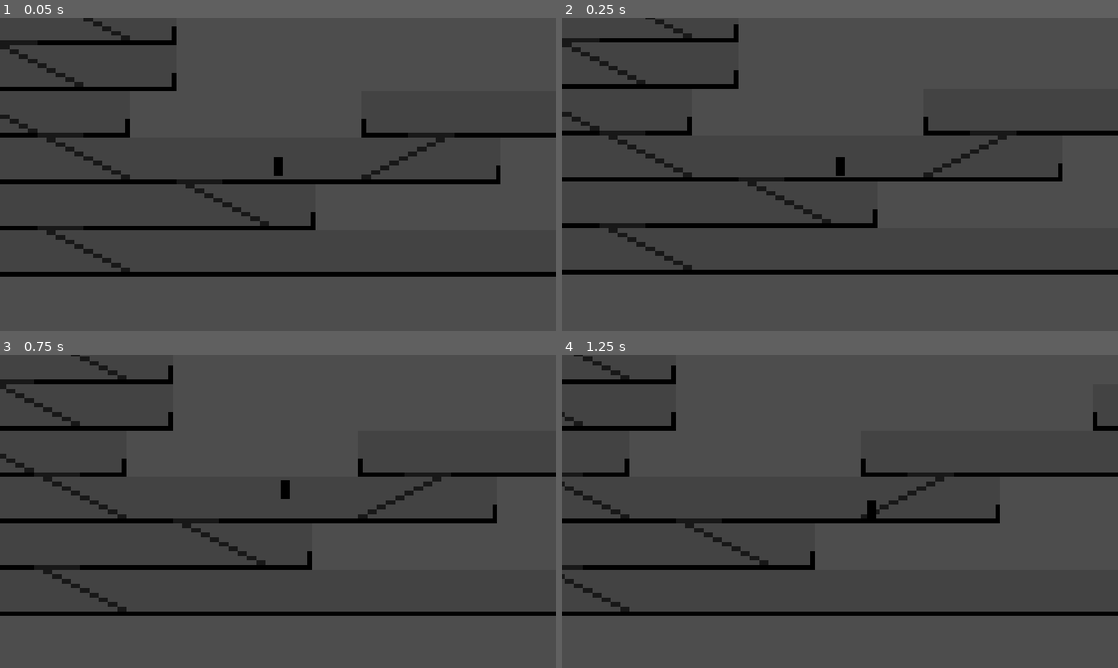
Above: before the commit, frames 1-4 (two rows, left to right).
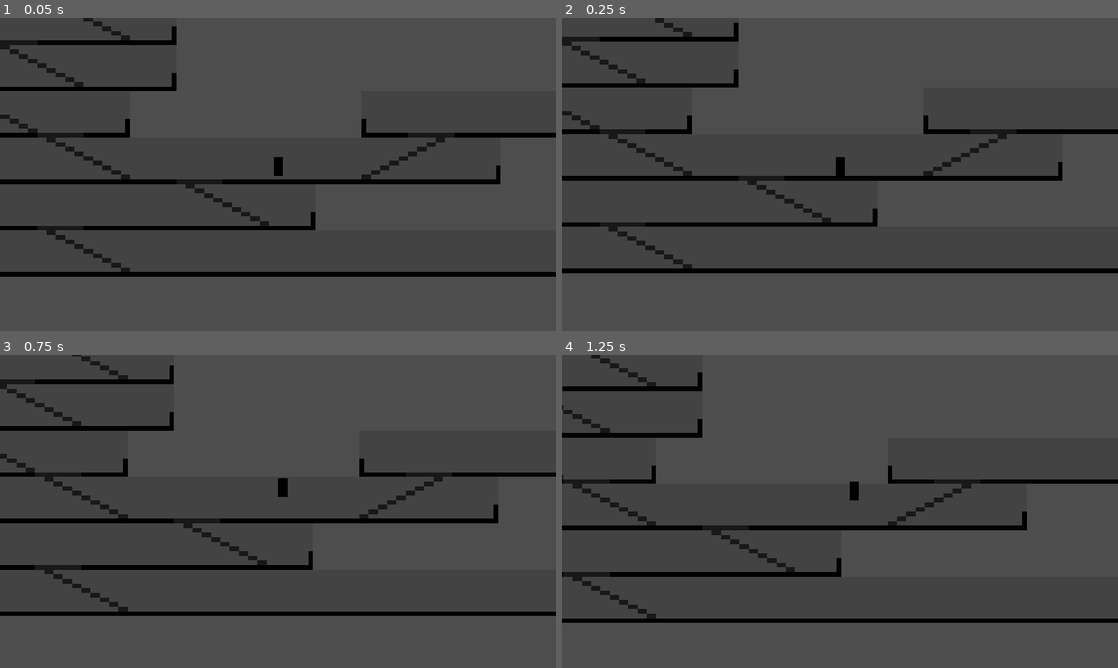
Above: after the commit, the same moments.

Repository: Gamabunta57/golf-ninja
Game: Godot game, scene res://Scenes/world.tscn
Same seed, same stepped clock (60 frames per second), same inputs: the game is played once before the commit and once after it.
Inputs:
- Up to frame 1 (0.05 s): no input
- Up to frame 2 (0.25 s): no input
- Up to frame 3 (0.75 s): hold Right (right) from 0.53 s (still down); tap Space (jump) at 0.6 s
- Up to frame 4 (1.25 s): keep holding Right (right); tap Space (jump) at 0.77, 1.07 s

Frame 1 is identical in both runs. In frame 2, 3.3% of the frame differs, in the area x 0-100%, y 0-82%; in frame 3, 0.5%; in frame 4, 12%, in the area x 0-100%, y 0-86%.

Commit message:
State machine!

Diff:
--- a/Scenes/Player.tscn
+++ b/Scenes/Player.tscn
@@ -1,7 +1,13 @@
-[gd_scene load_steps=4 format=3 uid="uid://cocj0moh400bm"]
+[gd_scene load_steps=10 format=3 uid="uid://cocj0moh400bm"]
 
 [ext_resource type="Script" uid="uid://dufqnituw4hnj" path="res://Scenes/player.gd" id="1_kyqiw"]
 [ext_resource type="Texture2D" uid="uid://bwexbr086g5sj" path="res://Assets/player.png" id="1_rpqav"]
+[ext_resource type="Script" uid="uid://bgmb176xk2uel" path="res://Scenes/State Machine/state_machine.gd" id="3_gntrk"]
+[ext_resource type="Script" uid="uid://dxn3k220l1ad" path="res://Scenes/State Machine/idle.gd" id="4_dewec"]
+[ext_resource type="Script" uid="uid://caxuxbrjh180f" path="res://Scenes/State Machine/fall.gd" id="5_5ixxa"]
+[ext_resource type="Script" uid="uid://cvifrmoiqkhmr" path="res://Scenes/State Machine/move.gd" id="5_52ee3"]
+[ext_resource type="Script" uid="uid://b3p30u3docj7x" path="res://Scenes/State Machine/jump.gd" id="5_nn08x"]
+[ext_resource type="Script" uid="uid://cqym3jl820dxf" path="res://Scenes/State Machine/landing.gd" id="8_bhhdu"]
 
 [sub_resource type="CapsuleShape2D" id="CapsuleShape2D_kyqiw"]
 radius = 1.0
@@ -25,3 +31,41 @@
 [node name="Camera2D" type="Camera2D" parent="."]
 zoom = Vector2(4, 4)
 position_smoothing_enabled = true
+
+[node name="state_machine" type="Node2D" parent="." node_paths=PackedStringArray("starting_state")]
+script = ExtResource("3_gntrk")
+starting_state = NodePath("Idle")
+
+[node name="Idle" type="Node2D" parent="state_machine" node_paths=PackedStringArray("fall_state", "jump_state", "move_state")]
+script = ExtResource("4_dewec")
+fall_state = NodePath("../Fall")
+jump_state = NodePath("../Jump")
+move_state = NodePath("../Move")
+
+[node name="Move" type="Node2D" parent="state_machine" node_paths=PackedStringArray("fall_state", "idle_state", "jump_state")]
+script = ExtResource("5_52ee3")
+fall_state = NodePath("../Fall")
+idle_state = NodePath("../Idle")
+jump_state = NodePath("../Jump")
+
+[node name="Jump" type="Node2D" parent="state_machine" node_paths=PackedStringArray("fall_state", "idle_state", "move_state")]
+script = ExtResource("5_nn08x")
+fall_state = NodePath("../Fall")
+idle_state = NodePath("../Idle")
+move_state = NodePath("../Move")
+jump_force = null
+move_speed = null
+max_speed = null
+
+[node name="Fall" type="Node2D" parent="state_machine" node_paths=PackedStringArray("jump_state", "idle_state", "landing_state")]
+script = ExtResource("5_5ixxa")
+jump_state = NodePath("../Jump")
+idle_state = NodePath("../Idle")
+landing_state = NodePath("../Landing")
+
+[node name="Landing" type="Node2D" parent="state_machine" node_paths=PackedStringArray("idle_state", "jump_state", "move_state", "fall_state")]
+script = ExtResource("8_bhhdu")
+idle_state = NodePath("../Idle")
+jump_state = NodePath("../Jump")
+move_state = NodePath("../Move")
+fall_state = NodePath("../Fall")
--- /dev/null
+++ b/Scenes/State Machine/fall.gd
@@ -0,0 +1,42 @@
+extends State
+
+@export var jump_state: State
+@export var idle_state: State
+#@export var move_state: State
+@export var landing_state: State
+
+@export var fall_gravity_multiplier: float = 0.5
+@export var move_speed: float = 100
+@export var max_speed: float = 60
+
+
+
+func enter() -> void:
+	super()
+
+func process_input(event: InputEvent) -> State:
+	if Input.is_action_just_pressed('jump') and parent.is_on_floor():
+		return jump_state
+
+	return null
+
+func process_physics(delta: float) -> State:
+	var x_input = Input.get_axis("left", "right")
+
+
+	parent.velocity.x += x_input * move_speed * delta
+	parent.velocity.x = clamp(parent.velocity.x, -max_speed, max_speed)
+
+	parent.velocity.y += gravity * fall_gravity_multiplier * delta
+
+	parent.move_and_slide()
+
+	if parent.is_on_floor():
+		if parent.velocity.x == 0:
+			return idle_state
+		else:
+			return landing_state
+
+	#print(parent.velocity.x)
+
+	return null
--- /dev/null
+++ b/Scenes/State Machine/idle.gd
@@ -0,0 +1,25 @@
+extends State
+
+@export var fall_state: State
+@export var jump_state: State
+@export var move_state: State
+
+func enter() -> void:
+	super()
+	parent.velocity.x = 0
+
+func process_input(event: InputEvent) -> State:
+	if Input.is_action_just_pressed('jump') and parent.is_on_floor():
+		return jump_state
+
+	if Input.get_axis("left", "right") != 0:
+		return move_state
+
+	return null
+
+func process_physics(delta: float) -> State:
+	#parent.velocity.y += gravity * delta
+	#parent.move_and_slide()
+	if !parent.is_on_floor():
+		return fall_state
+	return null
--- /dev/null
+++ b/Scenes/State Machine/jump.gd
@@ -0,0 +1,36 @@
+extends State
+
+@export var fall_state: State
+@export var idle_state: State
+@export var move_state: State
+
+@export var jump_force: float = 60
+@export var jump_gravity_multiplier: float = 0.3
+
+@export var move_speed: float = 50
+@export var max_speed: float = 40
+
+func enter() -> void:
+	super()
+	parent.velocity.y = -jump_force
+
+func process_physics(delta: float) -> State:
+
+	parent.velocity.y += gravity * jump_gravity_multiplier * delta
+
+	var x_input = Input.get_axis("left", "right")
+
+	parent.velocity.x += x_input * move_speed * delta
+	parent.velocity.x = clamp(parent.velocity.x, -max_speed, max_speed)
+
+	if parent.velocity.y > 0:
+		return fall_state
+
+	parent.move_and_slide()
+
+	if parent.is_on_floor():
+		if parent.velocity.x != 0:
+			return move_state
+		return idle_state
+
+	return null
--- /dev/null
+++ b/Scenes/State Machine/landing.gd
@@ -0,0 +1,30 @@
+extends State
+
+@export var idle_state: State
+@export var jump_state: State
+@export var move_state: State
+@export var fall_state: State
+@export var deceleration: float = 400
+
+func process_physics(delta: float) -> State:
+	var x_input = Input.get_axis("left", "right")
+
+	parent.velocity.x = move_toward(parent.velocity.x, 0, deceleration * delta)
+
+	parent.move_and_slide()
+
+	print(parent.velocity.x)
+
+	if parent.velocity.x == 0 and parent.is_on_floor():
+		return idle_state
+
+	if !parent.is_on_floor():
+		return fall_state
+
+	if x_input != 0 and abs(parent.velocity.x) <= 10 and parent.is_on_floor():
+		return move_state
+
+	if Input.is_action_just_pressed('jump') and parent.is_on_floor():
+		return jump_state
+
+	return null
--- /dev/null
+++ b/Scenes/State Machine/move.gd
@@ -0,0 +1,61 @@
+extends State
+
+@export var fall_state: State
+@export var idle_state: State
+@export var jump_state: State
+
+@export var move_speed: float = 100
+@export var max_speed: float = 60
+@export var deceleration: float = 300
+
+func enter() -> void:
+	super()
+	#parent.velocity.x = 0
+	parent.velocity.y = 0
+
+func process_physics(delta: float) -> State:
+	var x_input = Input.get_axis("left", "right")
+	var y_input = Input.get_axis("down", "up")
+
+	print(x_input)
+	# HORIZONTAL MOVEMENT
+	if x_input != 0:
+		# --- SNAPPY DIRECTION CHANGE LOGIC ---
+		if sign(x_input) != sign(parent.velocity.x) and not is_zero_approx(parent.velocity.x):
+			# If we are changing direction, apply the strong deceleration to "brake" quickly.
+			parent.velocity.x = move_toward(parent.velocity.x, 0, deceleration * delta)
+		else:
+			# Otherwise, apply normal acceleration.
+			parent.velocity.x += x_input * move_speed * delta
+
+		# Always clamp the velocity to the maximum speed.
+		parent.velocity.x = clamp(parent.velocity.x, -max_speed, max_speed)
+	else:
+		# If there's no input, decelerate to a stop.
+		parent.velocity.x = move_toward(parent.velocity.x, 0, deceleration * delta)
+
+		#  Staircase collision
+	if y_input < -0.5 :
+		# move up the staircase
+		parent.set_collision_mask_value(5, false)
+	elif y_input > 0.5:
+		# move down the one way platform
+		parent.set_collision_mask_value(4, true)
+	else:
+		# reset collision
+		parent.set_collision_mask_value(5, true)
+		parent.set_collision_mask_value(4, false)
+
+	if parent.is_on_floor() and parent.velocity.x == 0 and x_input == 0:
+		return idle_state
+
+	if parent.velocity.y > 0 or !parent.is_on_floor():
+		return fall_state
+
+	if Input.is_action_just_pressed('jump') and parent.is_on_floor():
+		return jump_state
+
+	parent.move_and_slide()
+
+
+	return null
--- /dev/null
+++ b/Scenes/State Machine/state_class.gd
@@ -0,0 +1,26 @@
+class_name State
+extends Node
+
+#@export var animation_name: String
+
+var gravity: int = ProjectSettings.get_setting("physics/2d/default_gravity")
+
+# Hold a reference to the parent so that it can be controlled by the state
+var parent: Player
+
+
+func enter() -> void:
+	#parent.animations.play(animation_name)
+	pass
+
+func exit() -> void:
+	pass
+
+func process_input(event: InputEvent) -> State:
+	return null
+
+func process_frame(delta: float) -> State:
+	return null
+
+func process_physics(delta: float) -> State:
+	return null
--- /dev/null
+++ b/Scenes/State Machine/state_machine.gd
@@ -0,0 +1,40 @@
+extends Node
+
+@export var starting_state: State
+
+var current_state: State
+
+# Initialize the state machine by giving each child state a reference to the
+# parent object it belongs to and enter the default starting_state.
+func init(parent: Player) -> void:
+	for child in get_children():
+		child.parent = parent
+
+	# Initialize to the default state
+	change_state(starting_state)
+
+# Change to the new state by first calling any exit logic on the current state.
+func change_state(new_state: State) -> void:
+	if current_state:
+		current_state.exit()
+
+	current_state = new_state
+	print(current_state)
+	current_state.enter()
+
+# Pass through functions for the Player to call,
+# handling state changes as needed.
+func process_physics(delta: float) -> void:
+	var new_state = current_state.process_physics(delta)
+	if new_state:
+		change_state(new_state)
+
+func process_input(event: InputEvent) -> void:
+	var new_state = current_state.process_input(event)
+	if new_state:
+		change_state(new_state)
+
+func process_frame(delta: float) -> void:
+	var new_state = current_state.process_frame(delta)
+	if new_state:
+		change_state(new_state)
--- a/Scenes/player.gd
+++ b/Scenes/player.gd
@@ -1,45 +1,65 @@
+class_name Player
 extends CharacterBody2D
 
-@export var horizontal_acceleration := 100
-@export var horizontal_deceleration := 800
-@export var max_horizontal_speed := 40
-@export var jump_velocity := -40
-@export var gravity_up := 150
-@export var gravity_down := 300
+#@onready var animations = $animations
+@onready var state_machine = $state_machine
 
 func _ready() -> void:
-	set_collision_mask_value(4, false)
+	# Initialize the state machine, passing a reference of the player to the states,
+	# that way they can move and react accordingly
+	state_machine.init(self)
+
+func _unhandled_input(event: InputEvent) -> void:
+	state_machine.process_input(event)
 
 func _physics_process(delta: float) -> void:
-	# Gravity
-	if not is_on_floor():
-		if velocity.y <= 0:
-			velocity.y += gravity_up * delta
-		else:
-			velocity.y += gravity_down * delta
+	state_machine.process_physics(delta)
 
-	# Horizontal Movement
-	var x_input = Input.get_axis("left", "right")
+func _process(delta: float) -> void:
+	state_machine.process_frame(delta)
 
-	if x_input != 0:
-		velocity.x += x_input * horizontal_acceleration * delta
-		velocity.x = clamp(velocity.x, -max_horizontal_speed, max_horizontal_speed)
-	else:
-		velocity.x = move_toward(velocity.x, 0, horizontal_deceleration * delta)
-
-	# Jumping
-	if Input.is_action_just_pressed("jump") and is_on_floor():
-		velocity.y = jump_velocity
-
-		# Vertical Movement
-	var y_input = Input.get_axis("down","up")
-
-	#  Staircase collision
-	if y_input < -0.5 :
-		set_collision_mask_value(5, false)
-	elif y_input > 0.5:
-		set_collision_mask_value(4, true)
-	else:
-		set_collision_mask_value(5, true)
-		set_collision_mask_value(4, false)
-	move_and_slide()
+#extends CharacterBody2D
+#
+#@export var horizontal_acceleration := 100
+#@export var horizontal_deceleration := 800
+#@export var max_horizontal_speed := 40
+#@export var jump_velocity := -40
+#@export var gravity_up := 150
+#@export var gravity_down := 300
+#
+#func _ready() -> void:
+	#set_collision_mask_value(4, false)
+	#
+#func _physics_process(delta: float) -> void:
+	## Gravity
+	#if not is_on_floor():
+		#if velocity.y <= 0:
+			#velocity.y += gravity_up * delta
+		#else:
+			#velocity.y += gravity_down * delta
+	#
+	## Horizontal Movement
+	#var x_input = Input.get_axis("left", "right")
+	#
+	#if x_input != 0:
+		#velocity.x += x_input * horizontal_acceleration * delta
+		#velocity.x = clamp(velocity.x, -max_horizontal_speed, max_horizontal_speed)
+	#else:
+		#velocity.x = move_toward(velocity.x, 0, horizontal_deceleration * delta)
+	#
+	## Jumping
+	#if Input.is_action_just_pressed("jump") and is_on_floor():
+		#velocity.y = jump_velocity
+	#
+		## Vertical Movement
+	#var y_input = Input.get_axis("down","up")
+	#
+	##  Staircase collision
+	#if y_input < -0.5 :
+		#set_collision_mask_value(5, false) #move up the staircase
+	#elif y_input > 0.5:
+		#set_collision_mask_value(4, true) #move down the one way platform
+	#else:
+		#set_collision_mask_value(5, true)
+		#set_collision_mask_value(4, false)
+	#move_and_slide()
Not shown, added: Scenes/State Machine/fall.gd.uid
Not shown, added: Scenes/State Machine/idle.gd.uid
Not shown, added: Scenes/State Machine/jump.gd.uid
Not shown, added: Scenes/State Machine/landing.gd.uid
Not shown, added: Scenes/State Machine/move.gd.uid
Not shown, added: Scenes/State Machine/state_class.gd.uid
Not shown, added: Scenes/State Machine/state_machine.gd.uid
